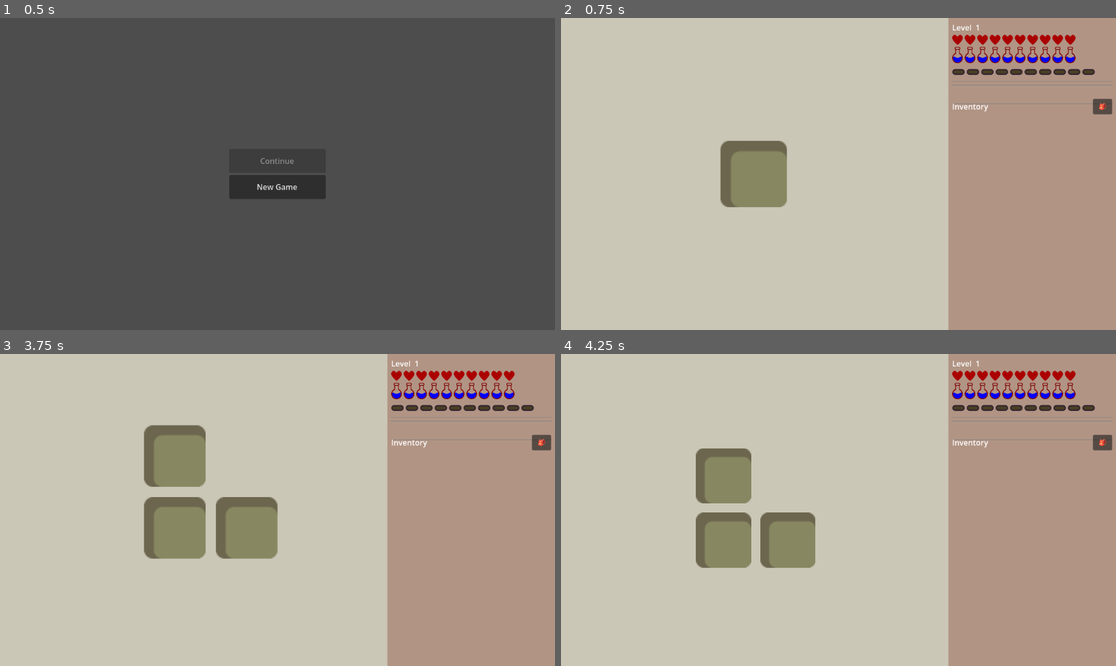
Above: before the commit, frames 1-4 (two rows, left to right).
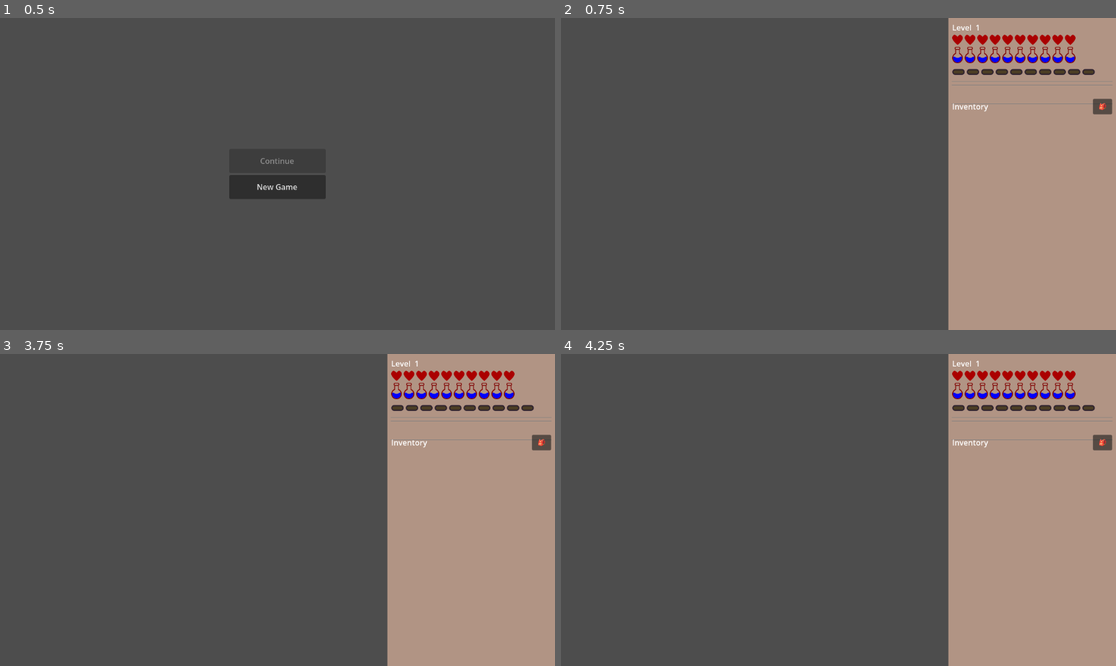
Above: after the commit, the same moments.

Repository: jiexdrop/run-reset
Game: Godot game, scene res://scenes/init.tscn
Two runs of this game, one before a commit and one after it. Both use one fixed random seed, a clock stepped at 60 frames per second and the inputs below.
Inputs (mouse positions are in pixels of both pictures, inside the frame that each line leads up to):
- Up to frame 1 (0.5 s): no input
- Up to frame 2 (0.75 s): click "New Game" at 0.5 s
- Up to frame 3 (3.75 s): click "🎒" at 1.25 s; click "🎒" at 2 s; click "🎒" at 2.75 s; tap Enter at 3.5 s; drag from (194, 510) to (333, 441) at 3.52 s
- Up to frame 4 (4.25 s): no input

Frame 1 is identical in both runs. In frame 2, 70% of the frame differs, in the area x 0-70%, y 0-100%; in frame 3, 70%; in frame 4, 70%.
Error after the commit: Parse Error: Preload file "res://scenes/bush.tscn" does not exist. (res://scenes/game.gd:4)

Commit message:
bush drops berries

Diff:
--- a/autoloads/item_registry.gd
+++ b/autoloads/item_registry.gd
@@ -2,20 +2,14 @@
 
 ## ItemRegistry — maps item_key strings to item definitions.
 ##
-## Add new items here.  The key must match what you store in InventoryState slots.
-##
-## Example definition:
-##   "health_potion": {
-##       "name":  "Health Potion",
-##       "icon":  preload("res://assets/items/health_potion.png"),
-##       "desc":  "Restores 3 HP.",
-##   }
-##
-## If you haven't created item assets yet, icons will be null and the slot
-## will display empty (no icon shown).
+## Add new items here. The key must match what you store in InventoryState slots.
 
 var _items: Dictionary = {
-	# Populate with your actual items once assets exist, e.g.:
+	"berries": {
+		"name": "Berries",
+		"icon": preload("res://assets/items/berries.png"),
+		"desc": "A handful of wild berries. Restores 1 HP.",
+	},
 	# "sword":         { "name": "Iron Sword",    "icon": preload("res://assets/items/sword.png"),         "desc": "A trusty blade." },
 	# "health_potion": { "name": "Health Potion",  "icon": preload("res://assets/items/health_potion.png"), "desc": "Restores 3 HP." },
 }
--- a/project.godot
+++ b/project.godot
@@ -31,6 +31,10 @@
 "res://scenes/": "teal"
 }
 
+[global_group]
+
+tiles=""
+
 [physics]
 
 3d/physics_engine="Jolt Physics"
--- a/scenes/game.gd
+++ b/scenes/game.gd
@@ -1,12 +1,14 @@
 extends Node2D
 
 const TILE = preload("uid://ceosbosrytods")
+const BUSH = preload("res://scenes/bush.tscn")
 
 @onready var camera_2d: Camera2D = $Camera2D
 
 const TILE_SIZE = 70
 const NUM_ROOMS = 20
-const MOB_SPAWN_CHANCE = 0.6
+const MOB_SPAWN_CHANCE  = 0.6
+const BUSH_SPAWN_CHANCE = 0.25   # per room tile (no mob required)
 
 const CAMERA_PADDING  = 1.5
 const CAMERA_SPEED    = 4.0
@@ -26,7 +28,6 @@
 		generate_tiles()
 	else:
 		restore_tiles()
-		# Restore door if all mobs were already dead when we saved.
 		_check_restore_door()
 
 	_update_camera_target()
@@ -109,11 +110,18 @@
 			if randf() < MOB_SPAWN_CHANCE:
 				mob_key = pool[randi() % pool.size()]
 
+		# Bushes only on room tiles with no mob, and not the start room.
+		var has_bush: bool = false
+		if tile_type == "room" and key != "0,0" and mob_key == "":
+			has_bush = randf() < BUSH_SPAWN_CHANCE
+
 		GameState.tiles[key] = {
-			"visible":  key == "0,0",
-			"type":     tile_type,
-			"mob":      mob_key,
-			"mob_dead": false,
+			"visible":         key == "0,0",
+			"type":            tile_type,
+			"mob":             mob_key,
+			"mob_dead":        false,
+			"has_bush":        has_bush,
+			"bush_harvested":  false,
 		}
 
 	_spawn_tiles()
@@ -153,14 +161,12 @@
 		combat_ui.add_mob_to_combat(mob_idx, [sword])
 
 
-# ── Door: spawn when all mobs are cleared ─────────────────────────────────────
-
-## Called by CombatUI when the last monster on the level dies.
+# ── Door ──────────────────────────────────────────────────────────────────────
+
 func spawn_exit_door() -> void:
 	if _door_node != null:
-		return  # already spawned
-
-	# Place the door at the centroid of all revealed tiles.
+		return
+
 	var revealed: Array = []
 	for key in GameState.tiles:
 		if GameState.tiles[key].get("visible", false):
@@ -175,7 +181,6 @@
 			center += v
 		center /= revealed.size()
 
-	# Snap to the nearest tile position.
 	var best_key := "0,0"
 	var best_dist := INF
 	for key in GameState.tiles:
@@ -193,7 +198,6 @@
 	_door_node = _build_door_node(door_world_pos)
 	add_child(_door_node)
 
-	# Persist door state so a reload knows to show it.
 	GameState.tiles["door_spawned"] = {"door": true}
 	GameState.mark_dirty()
 	SaveManager.save()
@@ -202,9 +206,6 @@
 func _check_restore_door() -> void:
 	if not GameState.tiles.has("door_spawned"):
 		return
-	# All mobs cleared on a saved game — restore the door.
-	# Re-use spawn_exit_door; temporarily remove the sentinel so it doesn't
-	# short-circuit, then remove it from tiles since spawn adds it back.
 	GameState.tiles.erase("door_spawned")
 	spawn_exit_door()
 
@@ -224,7 +225,6 @@
 		tex_rect.scale = Vector2(door_display_size / sz.x, door_display_size / sz.y)
 	door.add_child(tex_rect)
 
-	# Label above the door.
 	var lbl               := Label.new()
 	lbl.text              = "Next Floor"
 	lbl.horizontal_alignment = HORIZONTAL_ALIGNMENT_CENTER
@@ -232,7 +232,6 @@
 	lbl.add_theme_color_override("font_color", Color.WHITE)
 	door.add_child(lbl)
 
-	# Clickable area.
 	var area     := Area2D.new()
 	var shape    := CollisionShape2D.new()
 	var rect_shp := RectangleShape2D.new()
@@ -266,10 +265,9 @@
 func _spawn_tiles() -> void:
 	_spawned_tiles.clear()
 	for key in GameState.tiles:
-		# Skip the door sentinel key.
 		if key == "door_spawned":
 			continue
-		var parts    = key.split(",")
+		var parts = key.split(",")
 		if parts.size() < 2:
 			continue
 		var gx       = parts[0].to_int()
@@ -286,6 +284,37 @@
 		add_child(instance)
 		_spawned_tiles.append(instance)
 
+		# Spawn bush on this tile if flagged (only when tile is visible on load).
+		if GameState.tiles[key].get("has_bush", false):
+			_spawn_bush(key, gx, gy,
+				GameState.tiles[key].get("visible", false),
+				GameState.tiles[key].get("bush_harvested", false))
+
+
+## Spawns a Bush node as a child of the tile so it appears/hides with it.
+func _spawn_bush(tile_key: String, gx: int, gy: int, visible: bool, harvested: bool) -> void:
+	var tile_node: Node2D = null
+	for t in _spawned_tiles:
+		if t.grid_x == gx and t.grid_y == gy:
+			tile_node = t
+			break
+	if tile_node == null:
+		return
+
+	var bush: Bush = BUSH.instantiate()
+	bush.z_index   = 5
+	# Offset slightly so it doesn't overlap the mob indicator perfectly.
+	bush.position  = Vector2(15, -15)
+	bush.visible   = visible
+	tile_node.add_child(bush)
+	bush.setup(tile_key, harvested)
+
+	# When the tile reveals, make the bush visible too.
+	# tile.gd calls reveal() which makes the tile visible — we mirror that.
+	tile_node.visibility_changed.connect(func():
+		bush.visible = tile_node.visible
+	)
+
 
 # ── Camera ────────────────────────────────────────────────────────────────────
 
--- a/scenes/tile.gd
+++ b/scenes/tile.gd
@@ -133,7 +133,7 @@
 				var query = PhysicsRayQueryParameters2D.create(position, position + dir)
 				query.collide_with_areas = true
 				var result = space_state.intersect_ray(query)
-				if result:
+				if result and result.collider.is_in_group("tiles"):
 					result.collider.reveal()
 
 
--- a/scenes/tile.tscn
+++ b/scenes/tile.tscn
@@ -6,8 +6,7 @@
 [sub_resource type="RectangleShape2D" id="RectangleShape2D_3dk36"]
 size = Vector2(60, 60)
 
-[node name="Tile" type="Area2D" unique_id=1845004587]
-groups = ["tiles"]
+[node name="Tile" type="Area2D" unique_id=1845004587 groups=["tiles"]]
 script = ExtResource("1_ywnoi")
 
 [node name="Sprite2D" type="Sprite2D" parent="." unique_id=704741974]
